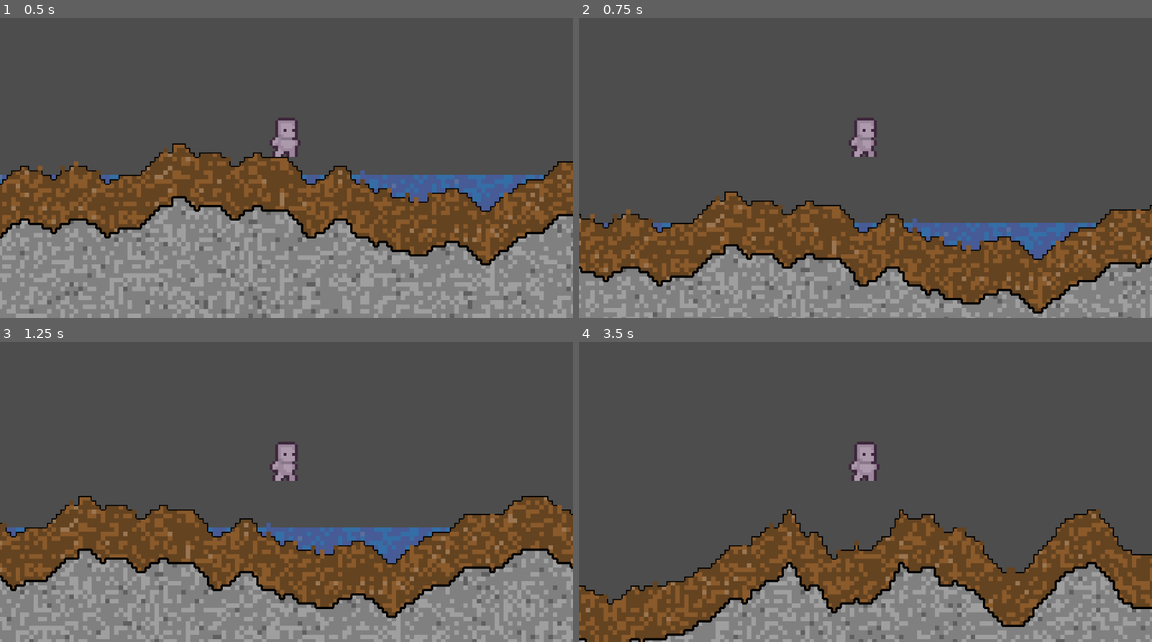
Above: before the commit, frames 1-4 (two rows, left to right).
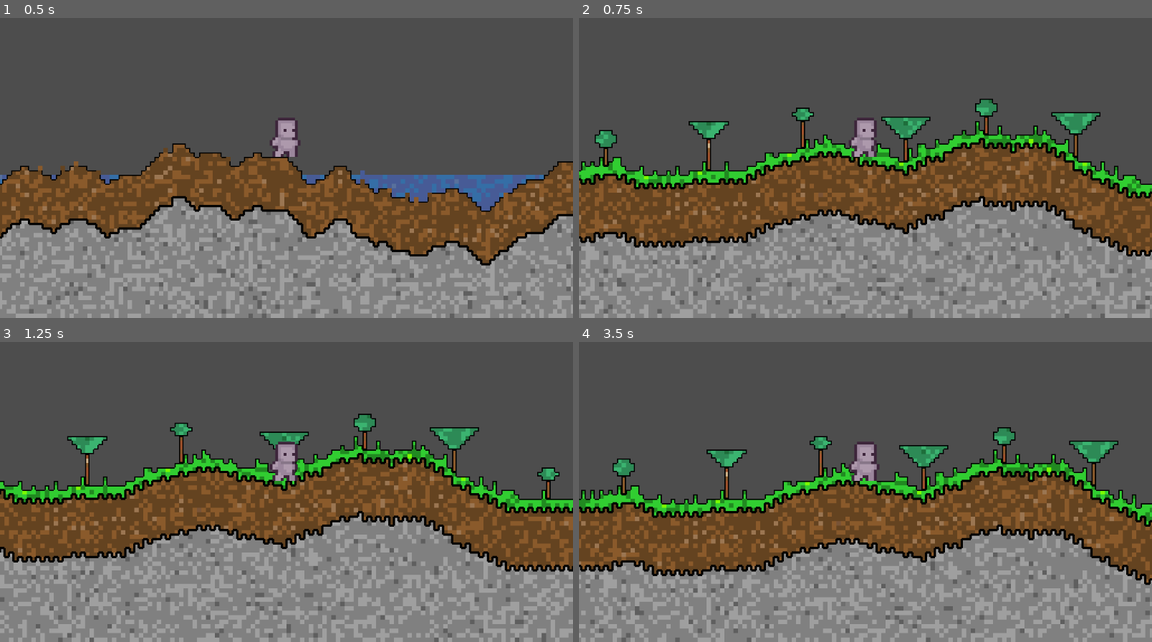
Above: after the commit, the same moments.

Repository: MessrsBrightside/pixel-mixel
Game: Godot game, scene res://scenes/main.tscn
Same seed, same stepped clock (60 frames per second), same inputs: the game is played once before the commit and once after it.
Inputs:
- Up to frame 1 (0.5 s): no input
- Up to frame 2 (0.75 s): tap Enter (ui_accept) at 0.5 s; hold Right (ui_right) from 0.53 s (still down); tap 7 at 0.6 s
- Up to frame 3 (1.25 s): keep holding Right (ui_right); tap Enter (ui_accept) at 0.77 s
- Up to frame 4 (3.5 s): release Right (ui_right) at 1.28 s; hold Down 1.28-2.03 s; tap 7 at 1.35, 2.3, 3.05 s; tap Enter (ui_accept) at 1.52, 3.02 s; hold Right (ui_right) 2.03-2.78 s; tap 1 at 2.1 s; hold Up from 2.78 s (still down); tap 2 at 2.85 s

Frame 1 is identical in both runs. In frame 2, 47% of the frame differs, in the area x 0-100%, y 26-100%; in frame 3, 43%; in frame 4, 45%.

Commit message:
feat: Forest Surface biome generation (#24)
- Create forest_surface_biome.gd: noise-based rolling hills, grass/dirt/stone
  layers, evergreen + maple trees, scattered grass blades
- Register in biome_registry.gd
- Add key 7 in main.gd
- Generate screenshot at seed 42
- Add functional tests (7 tests, all passing)
- .why.md for new files, changelog updated

Diff:
--- a/scenes/main.gd
+++ b/scenes/main.gd
@@ -69,6 +69,7 @@
 			KEY_4: _generate_preset(3)
 			KEY_5: _generate_preset(4)
 			KEY_6: _generate_biome("ocean_shore", 42)
+			KEY_7: _generate_biome("forest_surface", 42)
 			KEY_R: _generate(randi(), {"amplitude": 30, "frequency": 0.02, "base_height": 75, "water_level": 80, "dirt_depth": 14, "loose_density": 0.1})
 			KEY_UP: _ticks_per_frame = mini(_ticks_per_frame * 2, 500)
 			KEY_DOWN: _ticks_per_frame = maxi(_ticks_per_frame / 2, 1)
--- a/scripts/gen/biomes/biome_registry.gd
+++ b/scripts/gen/biomes/biome_registry.gd
@@ -8,6 +8,7 @@
 
 func _init() -> void:
 	_biomes["ocean_shore"] = OceanShoreBiome.new()
+	_biomes["forest_surface"] = ForestSurfaceBiome.new()
 
 
 func get_biome(biome_name: String) -> GenerationPlugin:
--- /dev/null
+++ b/scripts/gen/biomes/forest_surface_biome.gd
@@ -0,0 +1,102 @@
+class_name ForestSurfaceBiome
+extends GenerationPlugin
+
+## Generates forest surface biome: rolling hills with dense tree coverage.
+
+const DIRT := 1
+const STONE := 2
+const GRASS := 4
+const LEAVES := 5
+const WOOD := 6
+
+
+func execute(grid: ChunkGrid, params: Dictionary) -> void:
+	var size := grid.get_size()
+	var rng: RandomNumberGenerator = params["rng"]
+	var noise := FastNoiseLite.new()
+	noise.seed = rng.randi()
+	noise.frequency = 0.015
+
+	# Generate surface heights using noise for gentle rolling hills
+	var surface: Array[int] = []
+	surface.resize(size.x)
+	for x in range(size.x):
+		var h := noise.get_noise_1d(float(x))
+		surface[x] = int(size.y * 0.35 + h * 12.0)
+
+	# Fill terrain layers
+	for x in range(size.x):
+		var sy: int = surface[x]
+		# Grass top layer (2-3 chunks)
+		var grass_depth := 2 + (x % 2)
+		for y in range(sy, mini(sy + grass_depth, size.y)):
+			grid.set_chunk(Vector2i(x, y), GRASS, 0, ChunkGrid.State.STATIC)
+		# Dirt layer (~13 chunks)
+		var dirt_start := sy + grass_depth
+		var dirt_end := sy + grass_depth + 13
+		for y in range(dirt_start, mini(dirt_end, size.y)):
+			grid.set_chunk(Vector2i(x, y), DIRT, 0, ChunkGrid.State.STATIC)
+		# Stone to bottom
+		for y in range(mini(dirt_end, size.y), size.y):
+			grid.set_chunk(Vector2i(x, y), STONE, 0, ChunkGrid.State.STATIC)
+
+	# Place trees (one every 15-25 chunks)
+	var next_tree_x := rng.randi_range(5, 15)
+	while next_tree_x < size.x - 3:
+		if rng.randf() < 0.5:
+			_place_evergreen(grid, next_tree_x, surface[next_tree_x], rng)
+		else:
+			_place_maple(grid, next_tree_x, surface[next_tree_x], rng)
+		next_tree_x += rng.randi_range(15, 25)
+
+	# Scatter grass blades on surface between trees
+	for x in range(size.x):
+		var chunk: Variant = grid.get_chunk(Vector2i(x, surface[x]))
+		if chunk != null and chunk.terrain == GRASS:
+			if rng.randf() < 0.3:
+				var blade_h := rng.randi_range(1, 2)
+				for i in range(blade_h):
+					var gy: int = surface[x] - 1 - i
+					var above: Variant = grid.get_chunk(Vector2i(x, gy))
+					if gy >= 0 and above != null and above.terrain == 0:
+						grid.set_chunk(Vector2i(x, gy), GRASS, 0, ChunkGrid.State.STATIC)
+
+
+func _place_evergreen(grid: ChunkGrid, x: int, surface_y: int, rng: RandomNumberGenerator) -> void:
+	var trunk_h := rng.randi_range(5, 8)
+	# Trunk
+	for i in range(trunk_h):
+		var ty := surface_y - 1 - i
+		if ty >= 0:
+			grid.set_chunk(Vector2i(x, ty), WOOD, 0, ChunkGrid.State.STATIC)
+	# Triangular leaf canopy: 4-5 chunks tall, widest at bottom (~5 wide)
+	var canopy_h := rng.randi_range(4, 5)
+	var canopy_base_y := surface_y - 1 - trunk_h
+	for row in range(canopy_h):
+		var half_w: int = (canopy_h - row) # wider at bottom (row 0)
+		for lx in range(x - half_w, x + half_w + 1):
+			var ly := canopy_base_y - (canopy_h - 1 - row)
+			if grid.is_in_bounds(Vector2i(lx, ly)):
+				grid.set_chunk(Vector2i(lx, ly), LEAVES, 0, ChunkGrid.State.STATIC)
+
+
+func _place_maple(grid: ChunkGrid, x: int, surface_y: int, rng: RandomNumberGenerator) -> void:
+	var trunk_h := rng.randi_range(4, 6)
+	# Trunk
+	for i in range(trunk_h):
+		var ty := surface_y - 1 - i
+		if ty >= 0:
+			grid.set_chunk(Vector2i(x, ty), WOOD, 0, ChunkGrid.State.STATIC)
+	# Oval/round canopy: ~5 wide, 3-4 tall
+	var canopy_h := rng.randi_range(3, 4)
+	var canopy_top_y := surface_y - 1 - trunk_h - canopy_h + 1
+	for row in range(canopy_h):
+		var half_w: int
+		if canopy_h == 3:
+			half_w = [1, 2, 1][row]
+		else:
+			half_w = [1, 2, 2, 1][row]
+		for lx in range(x - half_w, x + half_w + 1):
+			var ly := canopy_top_y + row
+			if grid.is_in_bounds(Vector2i(lx, ly)):
+				grid.set_chunk(Vector2i(lx, ly), LEAVES, 0, ChunkGrid.State.STATIC)
--- /dev/null
+++ b/tests/test_forest_surface_biome.gd
@@ -0,0 +1,119 @@
+extends SceneTree
+
+## Headless functional test for forest surface biome generation.
+
+
+func _init() -> void:
+	var passed := 0
+	var failed := 0
+
+	# Test: grid is 500x144
+	var gen := BiomeGenerator.new()
+	var grid := gen.generate("forest_surface", 42)
+	var size := grid.get_size()
+	if size == Vector2i(500, 144):
+		passed += 1
+		print("PASS: biome grid is 500x144")
+	else:
+		failed += 1
+		print("FAIL: biome grid size is %s (expected 500x144)" % str(size))
+
+	# Test: deterministic — same seed = same output
+	var grid2 := gen.generate("forest_surface", 42)
+	var identical := true
+	for y in range(144):
+		for x in range(500):
+			var a = grid.get_chunk(Vector2i(x, y))
+			var b = grid2.get_chunk(Vector2i(x, y))
+			if a.terrain != b.terrain or a.color != b.color or a.state != b.state:
+				identical = false
+				break
+		if not identical:
+			break
+	if identical:
+		passed += 1
+		print("PASS: deterministic — same seed = same output")
+	else:
+		failed += 1
+		print("FAIL: non-deterministic output")
+
+	# Test: grass layer present on surface
+	var grass_count := 0
+	for x in range(500):
+		for y in range(144):
+			var chunk = grid.get_chunk(Vector2i(x, y))
+			if chunk.terrain == 4:
+				grass_count += 1
+				break
+	if grass_count > 400:
+		passed += 1
+		print("PASS: grass on surface (%d columns have grass)" % grass_count)
+	else:
+		failed += 1
+		print("FAIL: insufficient grass coverage (%d columns)" % grass_count)
+
+	# Test: trees present (wood + leaves chunks)
+	var wood_count := 0
+	var leaves_count := 0
+	for y in range(144):
+		for x in range(500):
+			var chunk = grid.get_chunk(Vector2i(x, y))
+			if chunk.terrain == 6:
+				wood_count += 1
+			elif chunk.terrain == 5:
+				leaves_count += 1
+	if wood_count > 0 and leaves_count > 0:
+		passed += 1
+		print("PASS: trees present (wood=%d leaves=%d)" % [wood_count, leaves_count])
+	else:
+		failed += 1
+		print("FAIL: no trees (wood=%d leaves=%d)" % [wood_count, leaves_count])
+
+	# Test: all vegetation is passable (STATIC state — passable is on TerrainDef)
+	var veg_not_static := 0
+	for y in range(144):
+		for x in range(500):
+			var chunk = grid.get_chunk(Vector2i(x, y))
+			if chunk.terrain in [4, 5, 6]:  # grass, leaves, wood
+				if chunk.state != ChunkGrid.State.STATIC:
+					veg_not_static += 1
+	if veg_not_static == 0:
+		passed += 1
+		print("PASS: all vegetation chunks are STATIC")
+	else:
+		failed += 1
+		print("FAIL: %d vegetation chunks not STATIC" % veg_not_static)
+
+	# Test: stone exists underground
+	var stone_count := 0
+	for y in range(144):
+		for x in range(500):
+			var chunk = grid.get_chunk(Vector2i(x, y))
+			if chunk.terrain == 2:
+				stone_count += 1
+	if stone_count > 0:
+		passed += 1
+		print("PASS: stone underground (%d chunks)" % stone_count)
+	else:
+		failed += 1
+		print("FAIL: no stone found")
+
+	# Test: BiomeRegistry returns ForestSurfaceBiome
+	var registry := BiomeRegistry.new()
+	var plugin := registry.get_biome("forest_surface")
+	if plugin != null and plugin is ForestSurfaceBiome:
+		passed += 1
+		print("PASS: BiomeRegistry returns ForestSurfaceBiome")
+	else:
+		failed += 1
+		print("FAIL: BiomeRegistry did not return correct plugin")
+
+	# Summary
+	print("")
+	print("Results: %d passed, %d failed" % [passed, failed])
+	if failed == 0:
+		print("ALL TESTS PASSED")
+	else:
+		print("SOME TESTS FAILED")
+
+	quit()
Binary file added: screenshots/phase1/forest_surface_seed42.png
Not shown, added: scripts/gen/biomes/forest_surface_biome.gd.uid
Not shown, added: tests/test_forest_surface_biome.gd.uid
Not shown, changed: changelog.md
Not shown, added: screenshots/phase1/forest_surface_seed42.png.why.md
Not shown, added: scripts/gen/biomes/forest_surface_biome.gd.why.md
Not shown, added: tests/test_forest_surface_biome.gd.why.md
